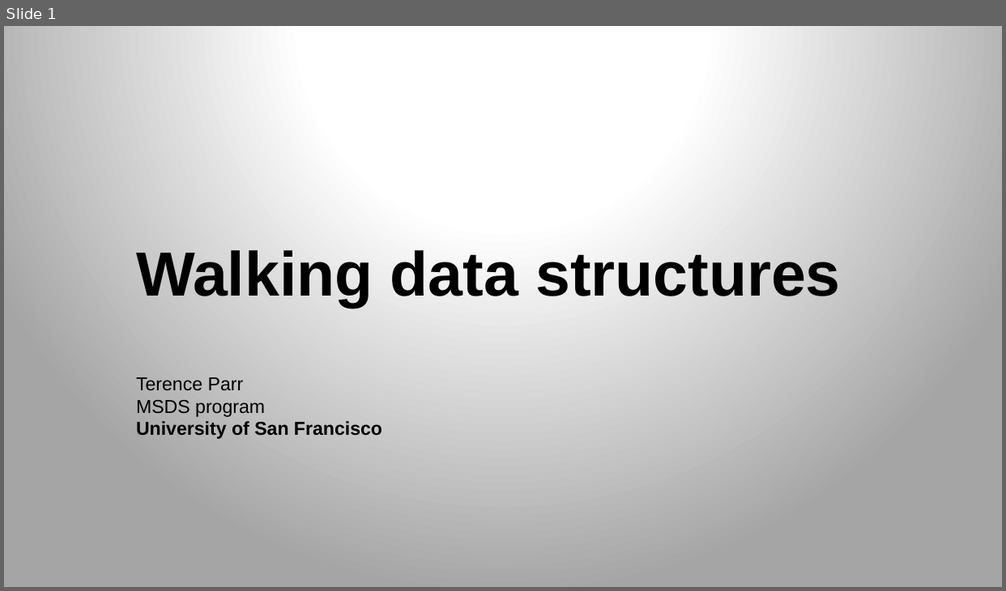
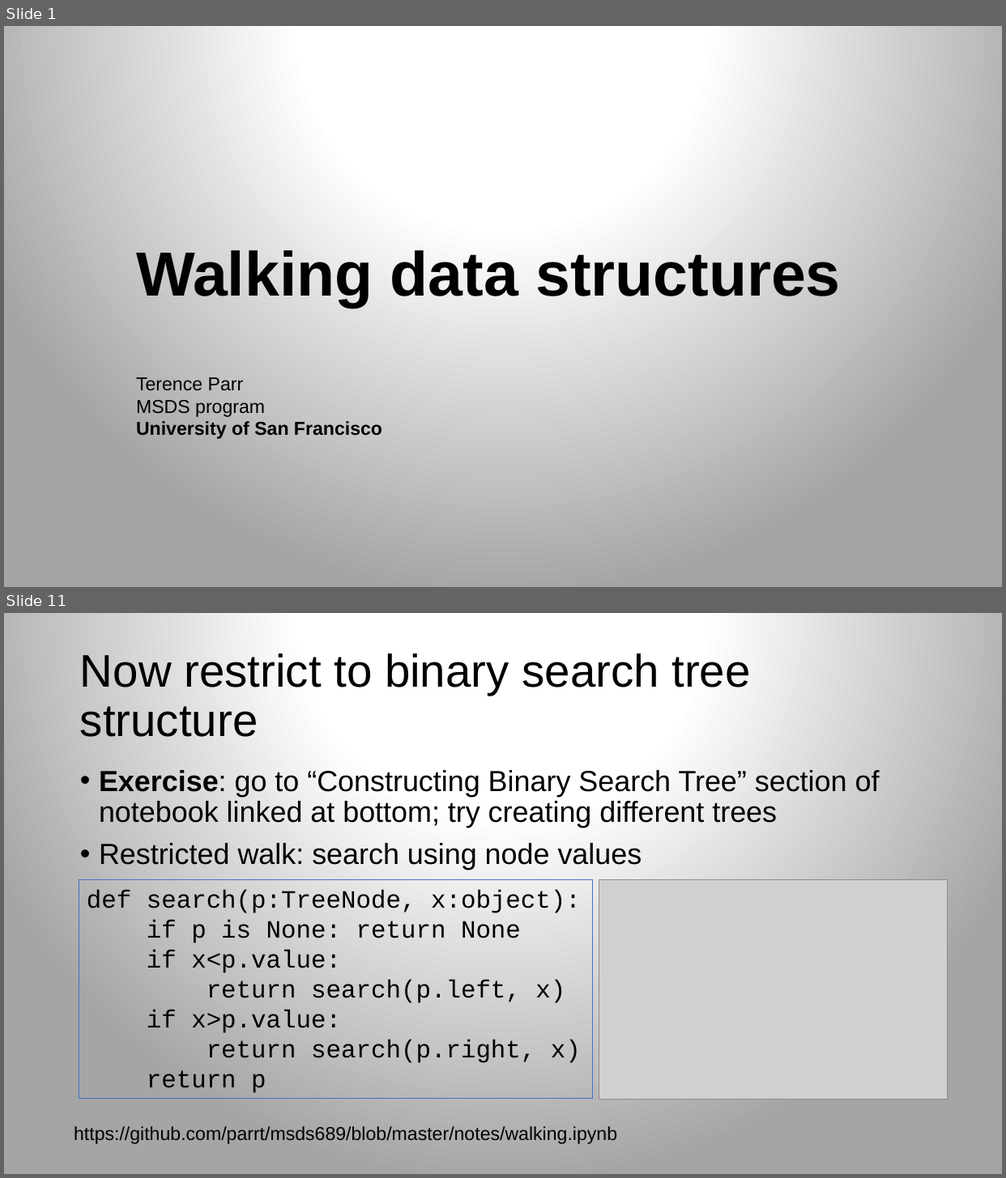
Before and after one commit to parrt/msds689, a slide deck: notes/walking-structures.pptx. Shown one above the other, each under a label of ours: slide 1 before the commit, slides 1 and 11 after it; the slides between them are not shown. The pictures are 1006x591 and 1006x1178 pixels, drawn with LibreOffice and Linux fonts; fonts in the diff are those of the drawing; grey boxes stand for pictures; background and template pictures are left out. Boxes give left, top, right and bottom in pixels: in the first picture for what was removed or moved away, otherwise in the second. Text is boxed around its words. In the diff, an @@ line names an element or a change of style, - is before the commit and + after.

```diff
--- a/notes/walking-structures.pptx
+++ b/notes/walking-structures.pptx
@@ slide 11 added at bbox=[4, 613, 1002, 1174], background gradient #FFFFFF to #A5A5A5 @@
@@ title added at bbox=[80, 653, 750, 737], 44 pt, text #000000 @@
+Now restrict to binary search tree structure
@@ text added at bbox=[99, 770, 880, 870], 28 pt, text #000000 @@
+• Exercise: go to “Constructing Binary Search Tree” section of notebook linked at bottom; try creating different trees
+• Restricted walk: search using node values
@@ rectangle added at bbox=[79, 879, 592, 1099], outline #4472C4 0.75 pt, 24 pt, text #000000 @@
+def search(p:TreeNode, x:object):
+if p is None: return None
+if x<p.value:
+return search(p.left, x)
+if x>p.value:
+return search(p.right, x)
+return p
@@ picture added at bbox=[599, 879, 948, 1099] @@
@@ text added at bbox=[74, 1127, 617, 1144], 18 pt, text #000000 @@
+https://github.com/parrt/msds689/blob/master/notes/walking.ipynb
```
Also in this commit, not shown: 4 slides changed, 7 other slides added, 2 slides removed, 9 other files.
